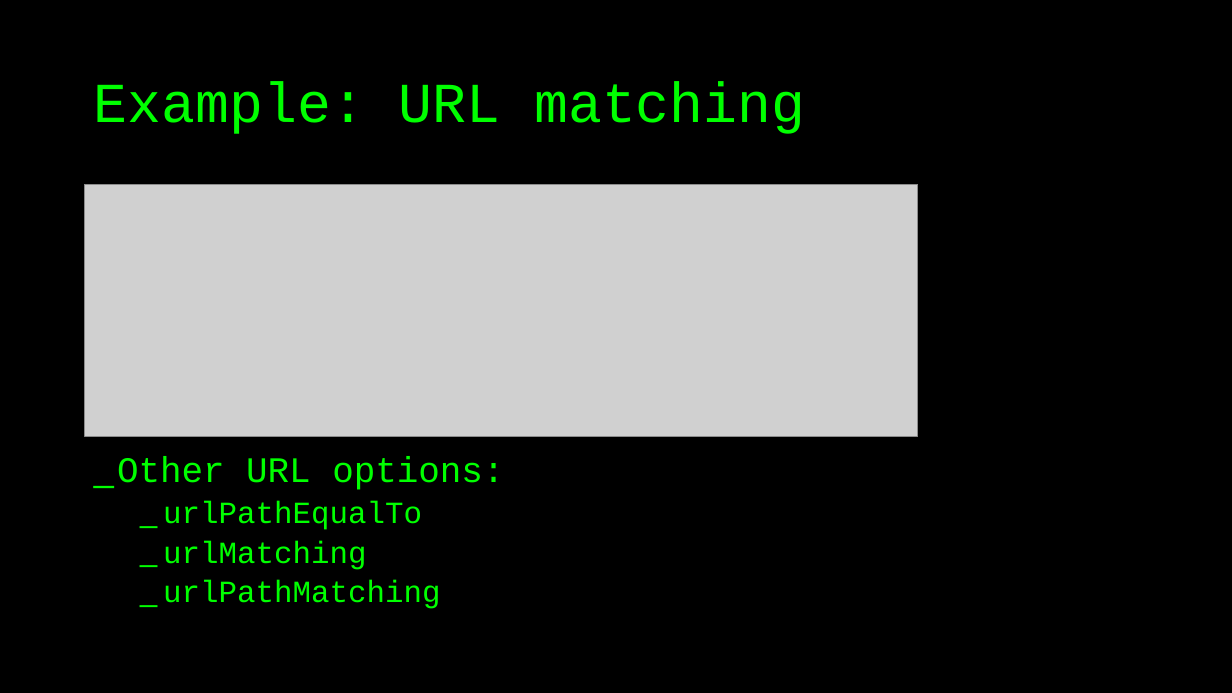
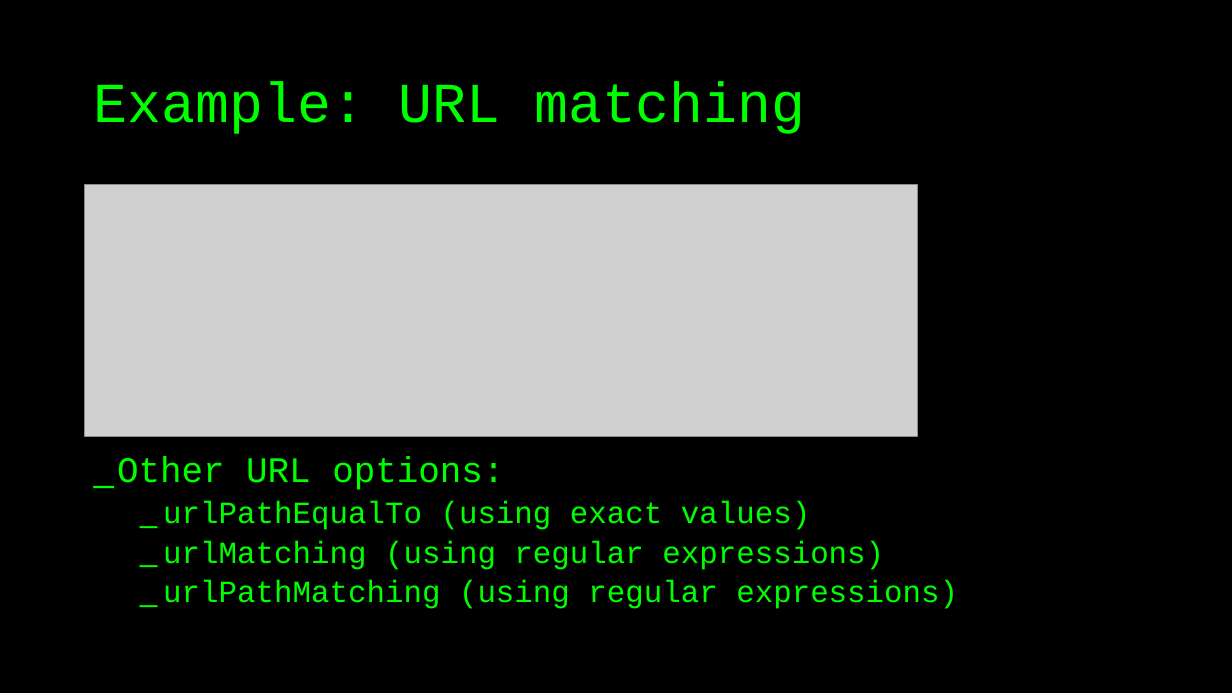
Before and after one commit to basdijkstra/wiremock-workshop, a slide deck: slide 24 of wiremock_workshop.pptx (slide 25 before the commit). Drawn at 1232x693 pixels with LibreOffice and Linux fonts; fonts in the diff are those of the drawing; grey boxes stand for pictures. Boxes give left, top, right and bottom in pixels: in the first picture for what was removed or moved away, otherwise in the second. Text is boxed around its words. In the diff, an @@ line names an element or a change of style, - is before the commit and + after.

```diff
--- a/wiremock_workshop.pptx
+++ b/wiremock_workshop.pptx
@@ text at <box>163,501,958,609</box>: text changed @@
-  _ urlPathEqualTo
-  _ urlMatching
-  _ urlPathMatching
+  _ urlPathEqualTo (using exact values)
+  _ urlMatching (using regular expressions)
+  _ urlPathMatching (using regular expressions)
```
Also in this commit, not shown: 5 other slides changed, 1 other file.
